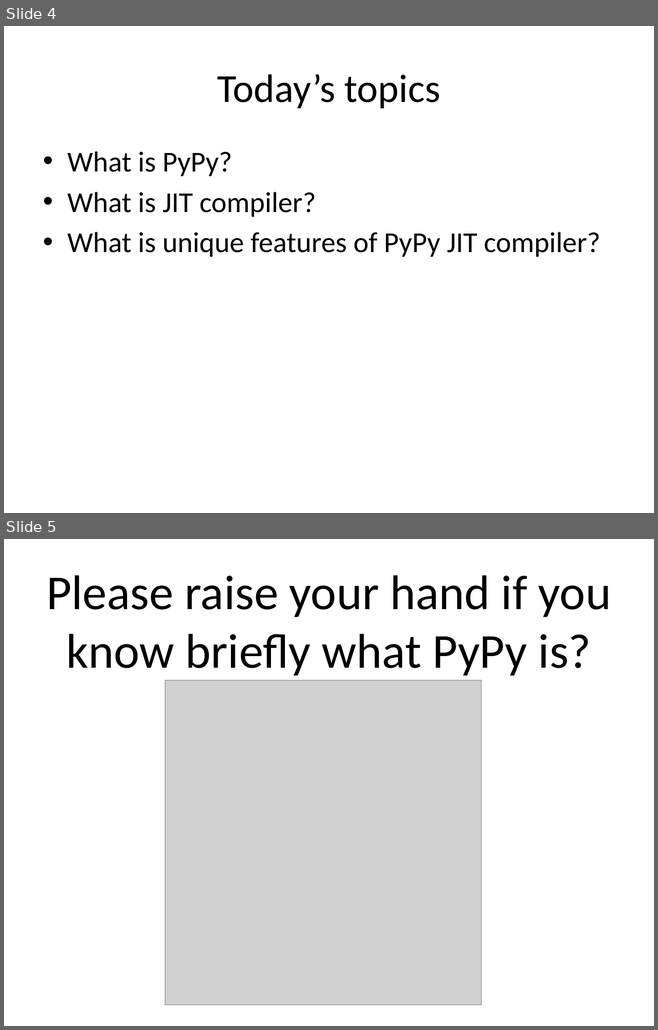
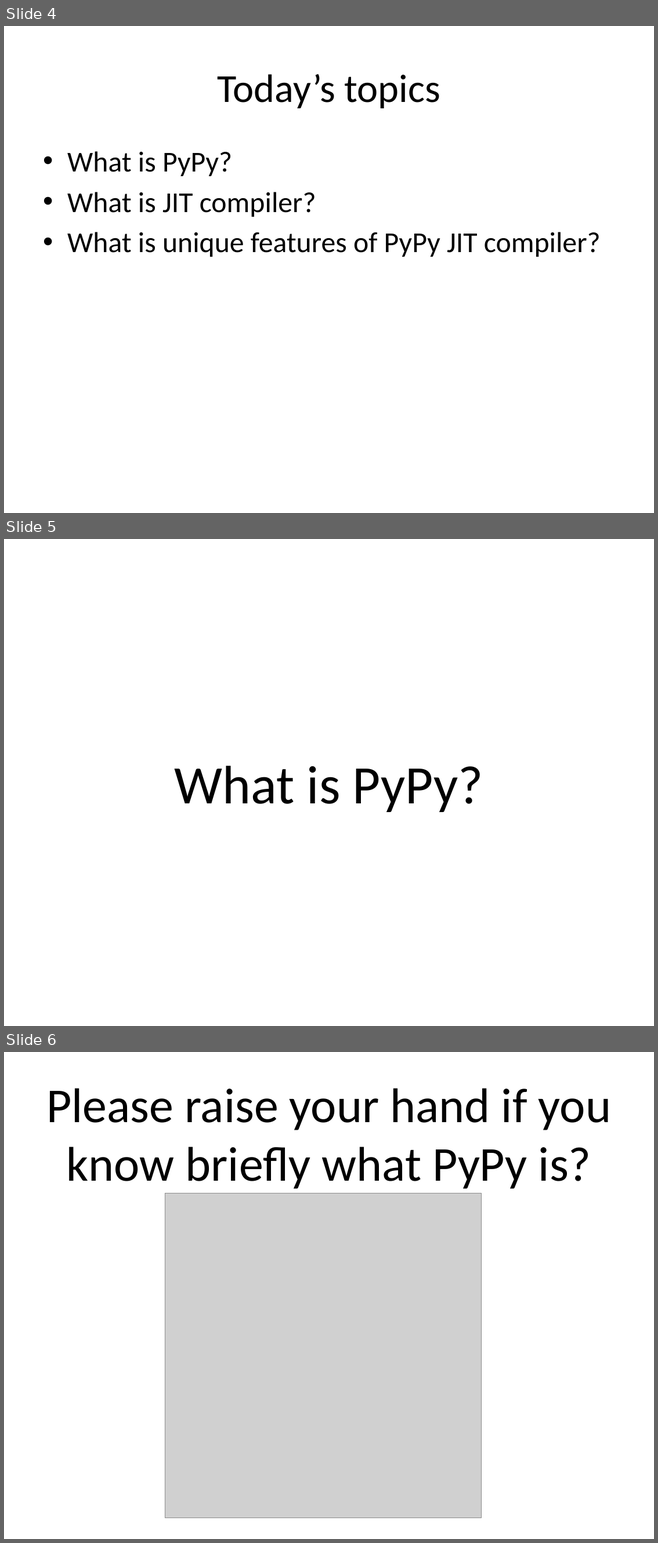
Before and after one commit to ryotaro/pyconjp2012slide, a slide deck: master/Fundamental Technologies Used in PyPy JIT Compiler.pptx. Shown one above the other, each under a label of ours: slides 4 and 5 before the commit, slides 4, 5 and 6 after it. The pictures are 658x1030 and 658x1543 pixels, drawn with LibreOffice and Linux fonts; fonts in the diff are those of the drawing; grey boxes stand for pictures. Boxes give left, top, right and bottom in pixels: in the first picture for what was removed or moved away, otherwise in the second. Text is boxed around its words. In the diff, an @@ line names an element or a change of style, - is before the commit and + after.

```diff
--- a/master/Fundamental Technologies Used in PyPy JIT Compiler.pptx
+++ b/master/Fundamental Technologies Used in PyPy JIT Compiler.pptx
@@ slide 5 added at (4, 539, 654, 1026), background #FFFFFF @@
@@ title added at (175, 766, 483, 812), 60 pt, text #000000 @@
+What is PyPy?
@@ what was slide 5 is now slide 6 @@
```
Also in this commit, not shown: 3 slides changed, 9 other slides added, 1 other file.
